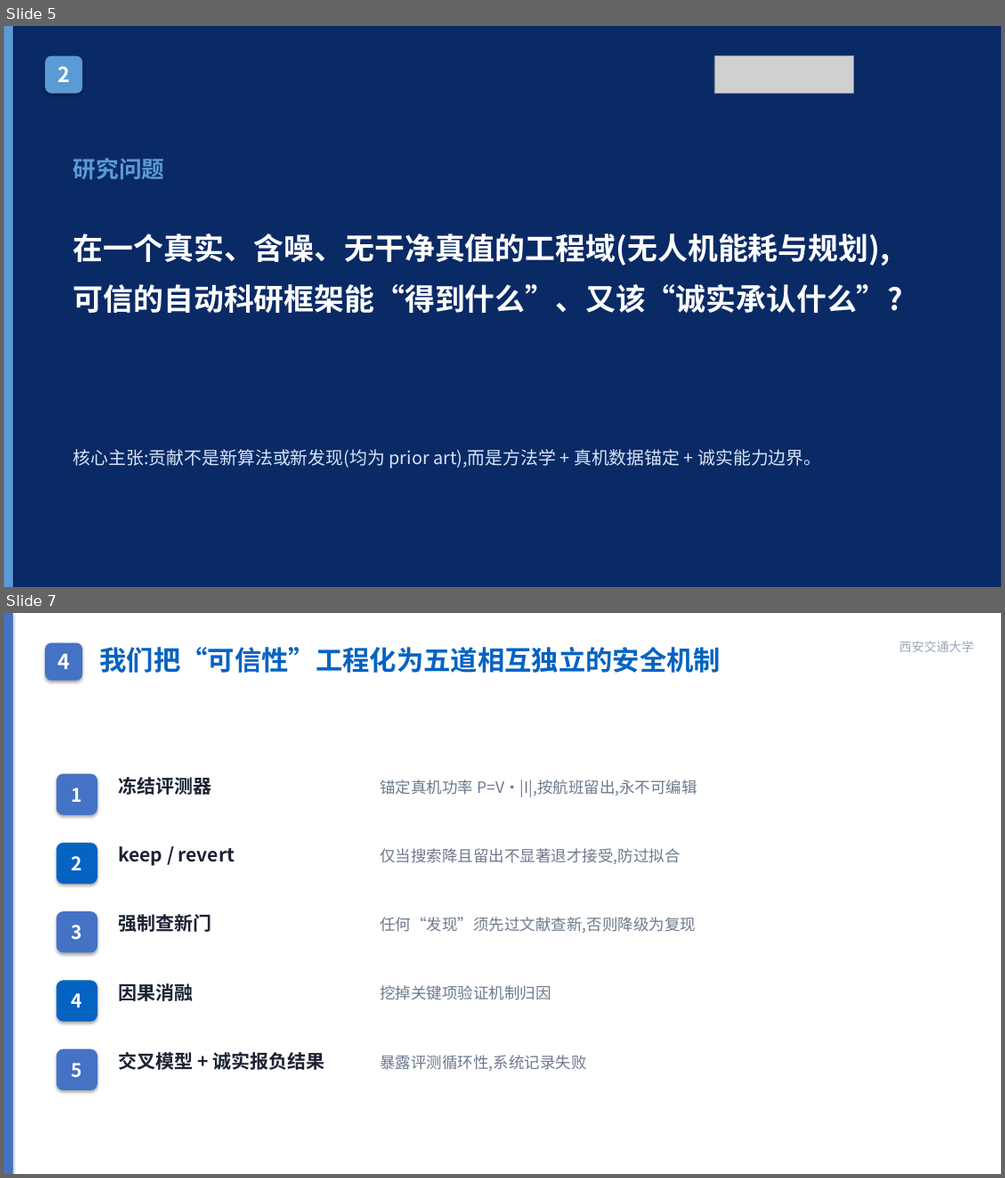
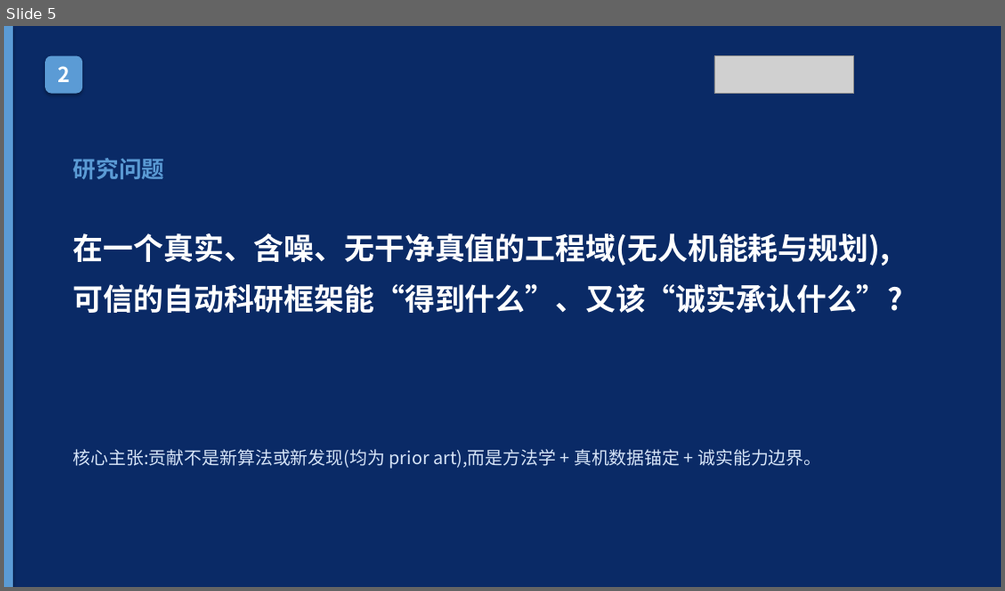
Before and after one commit to wbz0429/PathPlanningwithEnergy, a slide deck: autoresearch/energy_m100/experiments/midterm_defense.pptx. Shown one above the other, each under a label of ours: slides 5 and 7 before the commit, slide 5 after it; the slides between them are not shown. The pictures are 1005x1178 and 1005x591 pixels, drawn with LibreOffice and Linux fonts; fonts in the diff are those of the drawing; grey boxes stand for pictures. Boxes give left, top, right and bottom in pixels: in the first picture for what was removed or moved away, otherwise in the second. Text is boxed around its words. In the diff, an @@ line names an element or a change of style, - is before the commit and + after.

```diff
--- a/autoresearch/energy_m100/experiments/midterm_defense.pptx
+++ b/autoresearch/energy_m100/experiments/midterm_defense.pptx
@@ slide 7 removed at bbox=[4, 613, 1001, 1174], background #FFFFFF @@
@@ rectangle removed at bbox=[4, 613, 13, 1174] @@
@@ rounded rectangle removed at bbox=[45, 643, 82, 681] @@
-4
@@ text removed at bbox=[99, 647, 720, 673] @@
-我们把“可信性”工程化为五道相互独立的安全机制
@@ text removed at bbox=[899, 641, 974, 652] @@
-西安交通大学
@@ rounded rectangle removed at bbox=[57, 774, 97, 815] @@
-1
@@ text removed at bbox=[118, 777, 211, 795] @@
-冻结评测器
@@ text removed at bbox=[380, 779, 697, 797] @@
-锚定真机功率 P=V·|I|,按航班留出,永不可编辑
@@ rounded rectangle removed at bbox=[57, 843, 97, 884] @@
-2
@@ text removed at bbox=[118, 846, 235, 866] @@
-keep / revert
@@ text removed at bbox=[380, 848, 680, 864] @@
-仅当搜索降且留出不显著退才接受,防过拟合
@@ rounded rectangle removed at bbox=[57, 911, 97, 952] @@
-3
@@ text removed at bbox=[118, 914, 211, 932] @@
-强制查新门
@@ text removed at bbox=[380, 916, 696, 933] @@
-任何“发现”须先过文献查新,否则降级为复现
@@ rounded rectangle removed at bbox=[57, 981, 97, 1022] @@
-4
@@ text removed at bbox=[118, 983, 193, 1001] @@
-因果消融
@@ text removed at bbox=[380, 985, 550, 1000] @@
-挖掉关键项验证机制归因
@@ rounded rectangle removed at bbox=[57, 1049, 97, 1090] @@
-5
@@ text removed at bbox=[118, 1052, 324, 1070] @@
-交叉模型 + 诚实报负结果
@@ text removed at bbox=[380, 1054, 586, 1070] @@
-暴露评测循环性,系统记录失败
```
Also in this commit, not shown: 15 slides changed, 1 slide added, 1 other slide removed, 3 other files.
